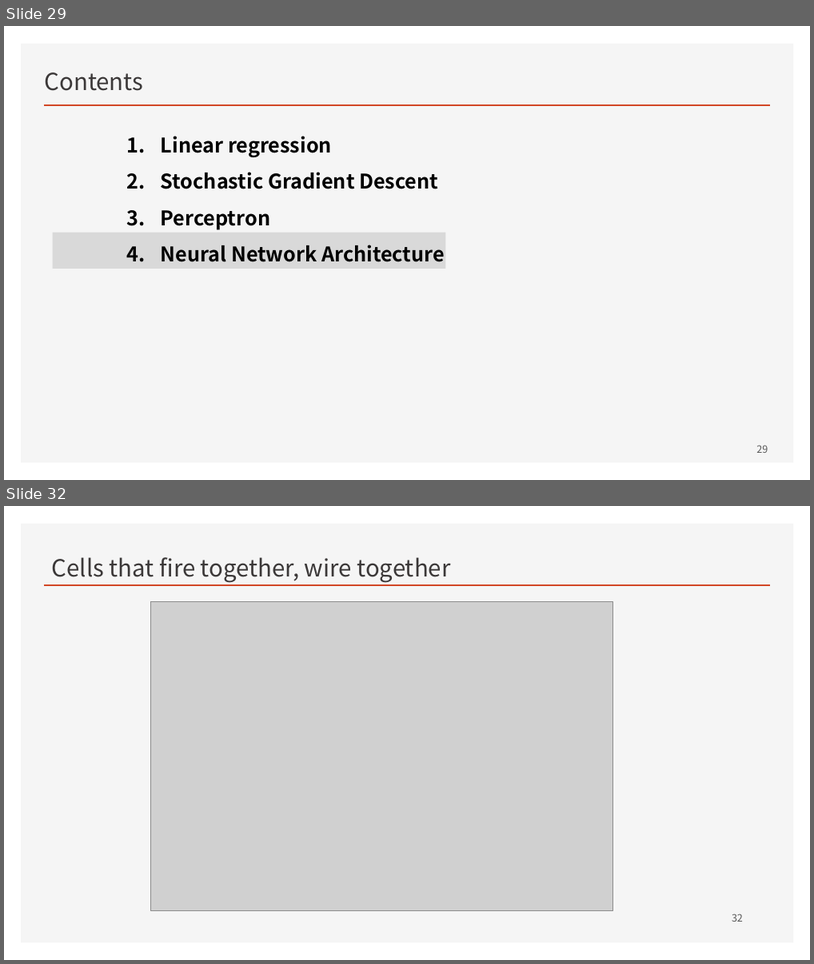
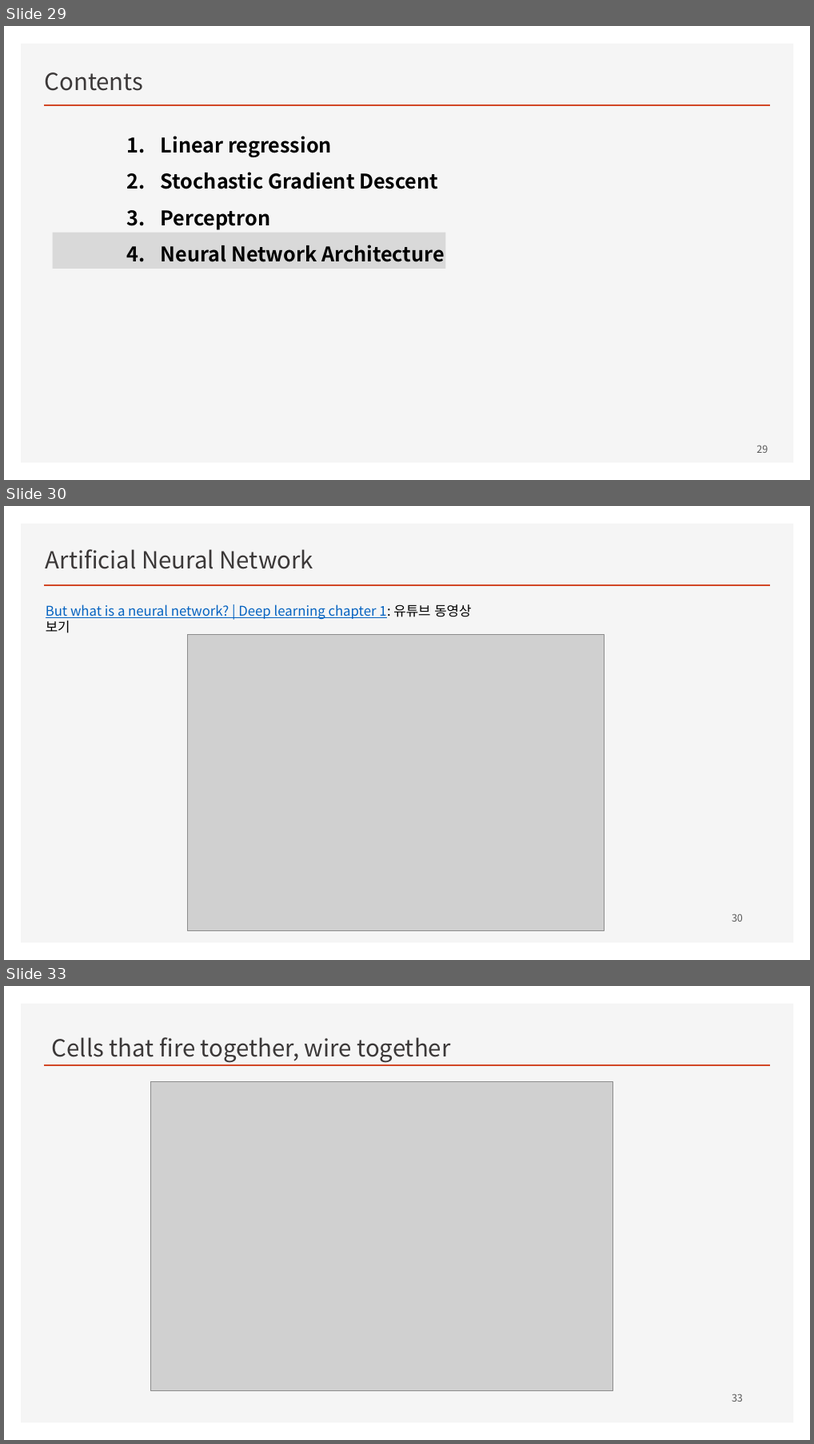
Before and after one commit to ancestor9/mathematics-for-machine-learning, a slide deck: Linear_Algebra/w4_Perceptron_Regression.pptx. Shown one above the other, each under a label of ours: slides 29 and 32 before the commit, slides 29, 30 and 33 after it; the slides between them are not shown. The pictures are 814x964 and 814x1444 pixels, drawn with LibreOffice and Linux fonts; fonts in the diff are those of the drawing; grey boxes stand for pictures; background and template pictures are left out. Boxes give left, top, right and bottom in pixels: in the first picture for what was removed or moved away, otherwise in the second. Text is boxed around its words. In the diff, an @@ line names an element or a change of style, - is before the commit and + after.

```diff
--- a/Linear_Algebra/w4_Perceptron_Regression.pptx
+++ b/Linear_Algebra/w4_Perceptron_Regression.pptx
@@ slide 30 added at [4, 506, 810, 960], background #FFFFFF; not listed: 2 template elements that a slide beside it also shows @@
@@ text added at [46, 549, 314, 569], 28 pt, text #3B3838 @@
+Artificial Neural Network
@@ text added at [46, 604, 471, 633], 16 pt, text #0563C1, underline @@
+But what is a neural network? | Deep learning chapter 1: 유튜브 동영상 보기
@@ picture added at [187, 635, 605, 931] @@
@@ page number added at [732, 913, 743, 921], 12 pt, text #595959 @@
+30
@@ what was slide 32 is now slide 33 @@
@@ page number at [732, 1393, 743, 1401]: text changed @@
-32
+33
```
Also in this commit, not shown: 9 slides changed, 4 other slides added, 5 slides removed.
